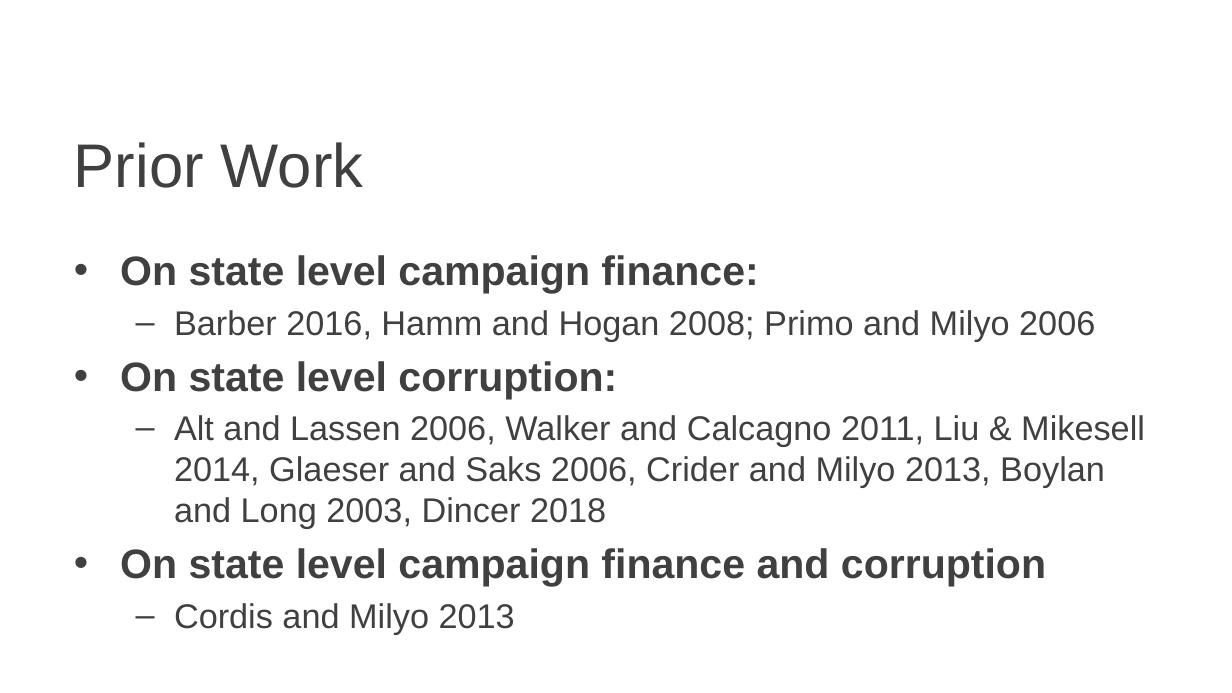
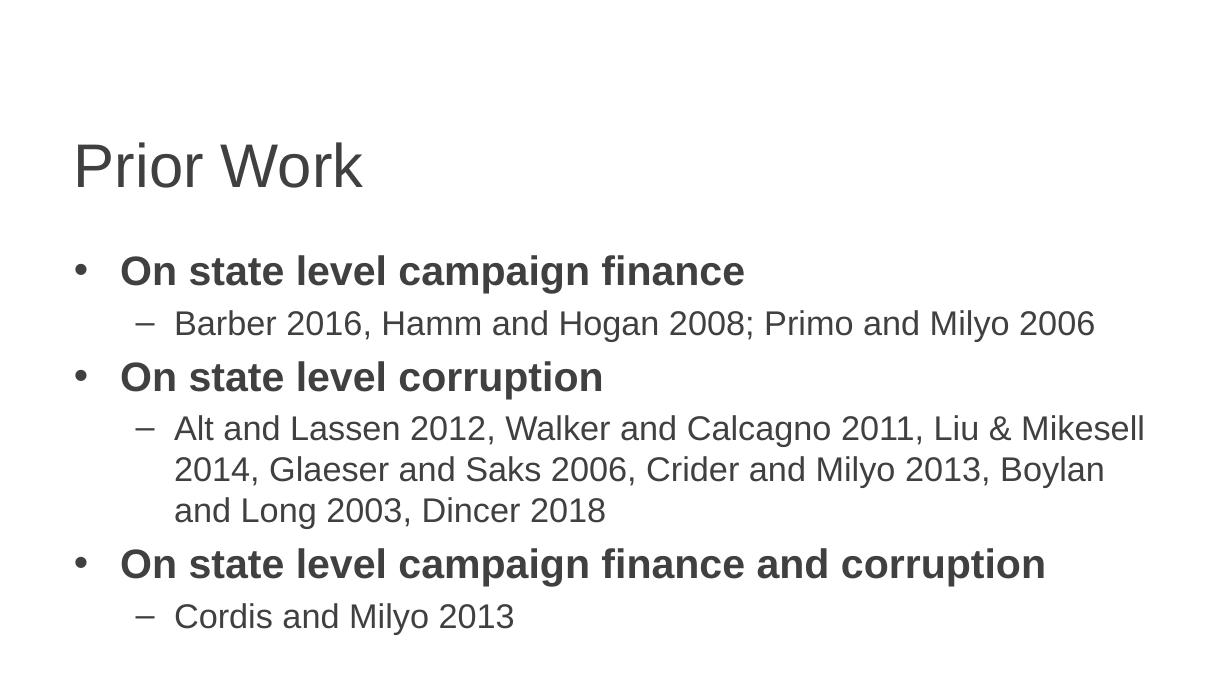
Before and after one commit to markchand/Money-in-Politics, a slide deck: slide 4 of SPSA (Working).pptx. Drawn at 1232x693 pixels with LibreOffice and Linux fonts; fonts in the diff are those of the drawing; background and template pictures are left out. Boxes give left, top, right and bottom in pixels: in the first picture for what was removed or moved away, otherwise in the second. Text is boxed around its words. In the diff, an @@ line names an element or a change of style, - is before the commit and + after.

Commit message:
ppt

```diff
--- a/SPSA (Working).pptx
+++ b/SPSA (Working).pptx
@@ text at bbox=[120, 255, 745, 294]: text changed @@
-• On state level campaign finance:
+• On state level campaign finance
@@ text at bbox=[120, 361, 1145, 529]: text changed @@
-• On state level corruption:
-  – Alt and Lassen 2006, Walker and Calcagno 2011, Liu & Mikesell 2014, Glaeser and Saks 2006, Crider and Milyo 2013, Boylan and Long 2003, Dincer 2018
+• On state level corruption
+  – Alt and Lassen 2012, Walker and Calcagno 2011, Liu & Mikesell 2014, Glaeser and Saks 2006, Crider and Milyo 2013, Boylan and Long 2003, Dincer 2018
```
Also in this commit, not shown: 5 other slides changed.
